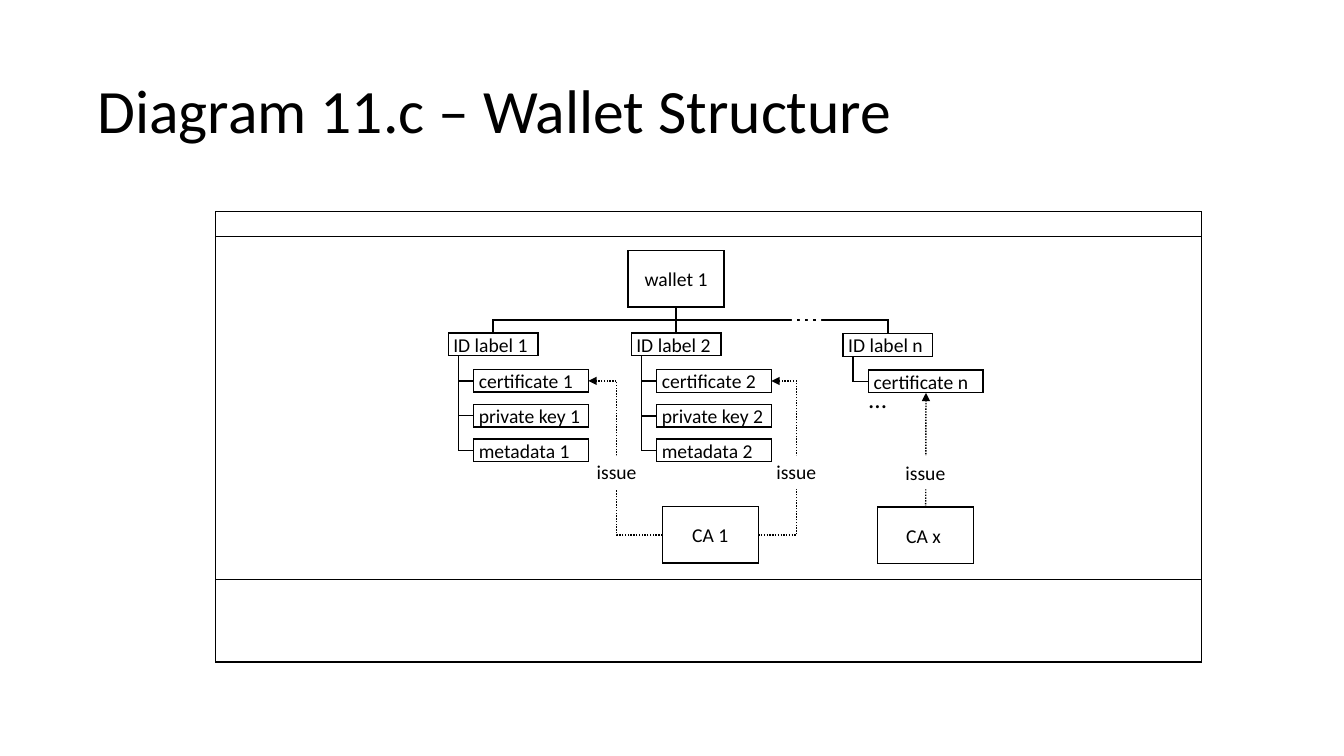
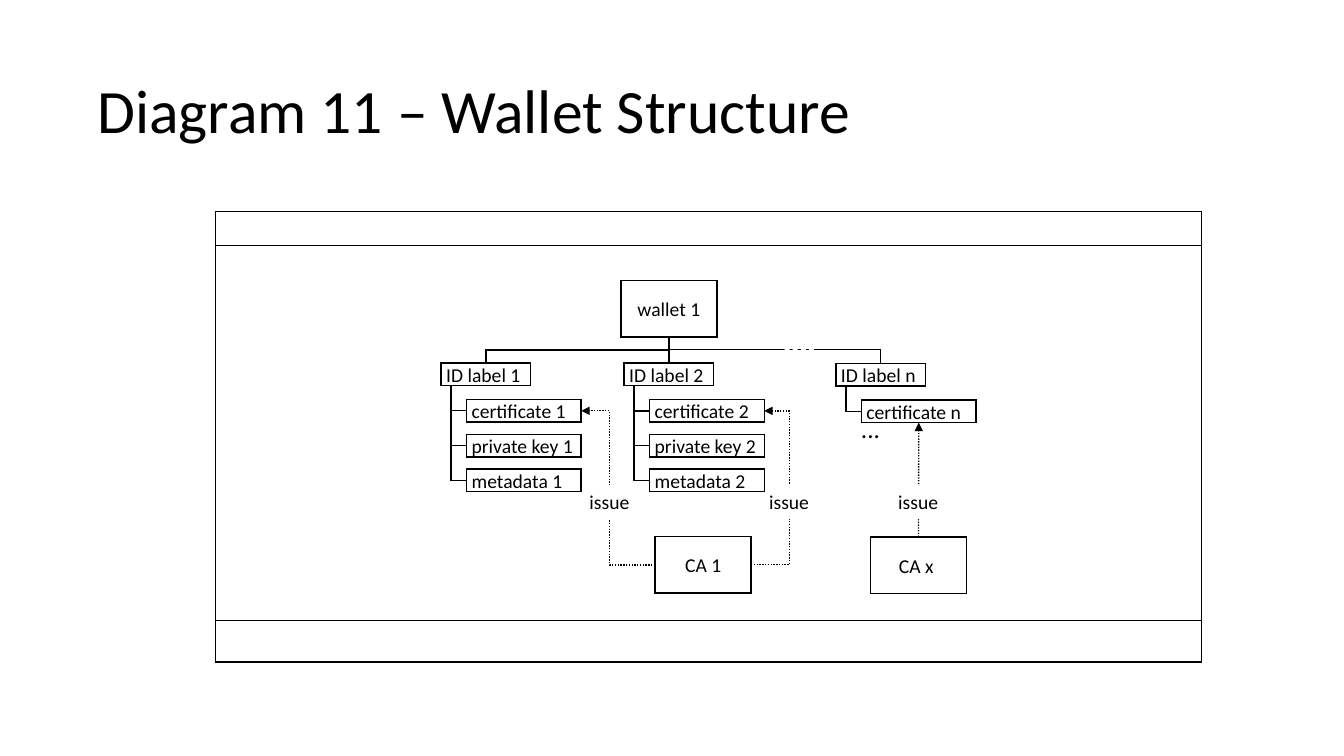
Before and after one commit to hyperledger/fabric, a slide deck: slide 13 of docs/source/developapps/diagrams.pptx (slide 15 before the commit). Drawn at 1344x756 pixels with LibreOffice and Linux fonts; fonts in the diff are those of the drawing. Boxes give left, top, right and bottom in pixels: in the first picture for what was removed or moved away, otherwise in the second. Text is boxed around its words. In the diff, an @@ line names an element or a change of style, - is before the commit and + after.

```diff
--- a/docs/source/developapps/diagrams.pptx
+++ b/docs/source/developapps/diagrams.pptx
@@ title at (97,90,850,144): text changed @@
-Diagram 11.c – Wallet Structure
+Diagram 11 – Wallet Structure
@@ line removed from (216, 237) to (1202, 237) @@
@@ rectangle added at (216,246,1202,621), outline #000000 1 pt @@
@@ 4 rectangles, 3 lines, 2 elbow lines: place and size @@
-4 rectangles, 3 lines, 2 elbow lines at (459,308,888,451)
+4 rectangles, 3 lines, 2 elbow lines at (451,337,881,481)
@@ 13 rectangles, 4 texts, 3 elbow lines, 2 lines, 2 elbow arrows, 1 arrow: place and size @@
-13 rectangles, 4 texts, 3 elbow lines, 2 lines, 2 elbow arrows, 1 arrow at (449,251,984,564)
+13 rectangles, 4 texts, 3 elbow lines, 2 lines, 2 elbow arrows, 1 arrow at (442,280,977,594)
@@ line removed from (216, 580) to (1202, 580) @@
```
Also in this commit, not shown: 1 other slide changed, 1 slide added, 12 slides removed, 7 other files.
